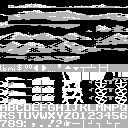
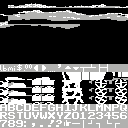
Layer changes from the first 128 × 128 image to the second:
hid "horizon-mountains", painted on it over [0, 25, 128, 62]
